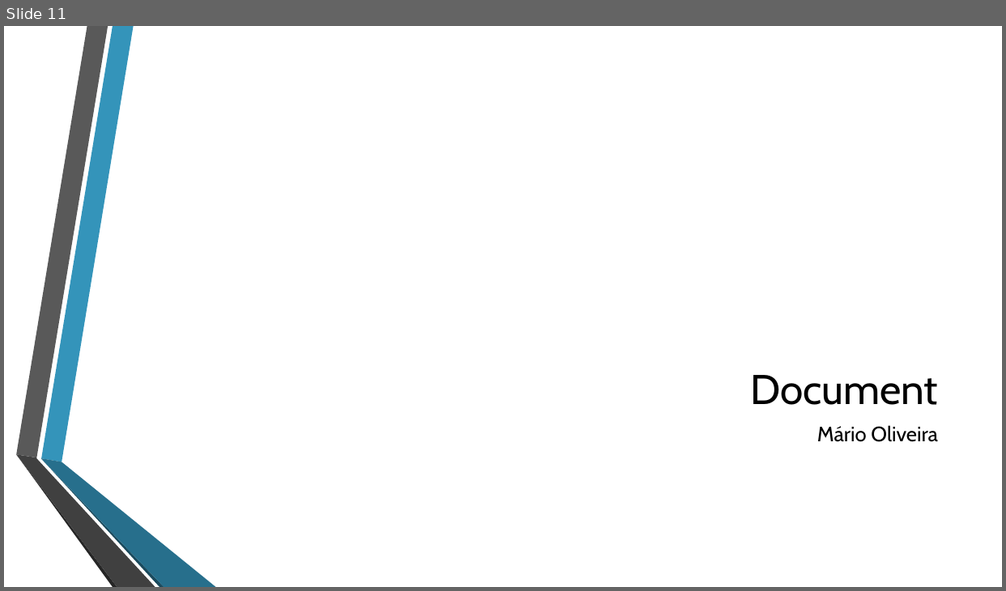
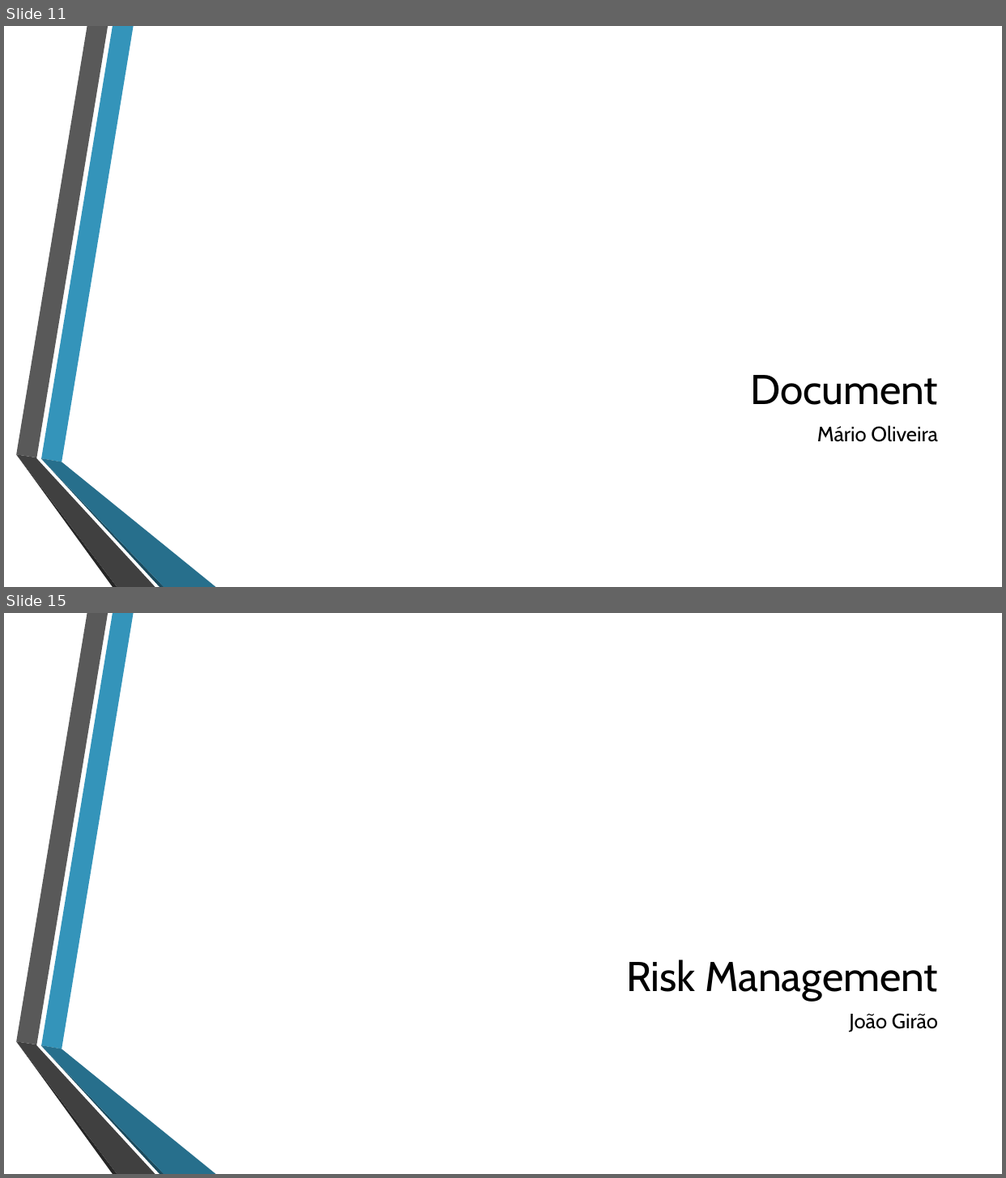
Before and after one commit to jmgirao/projetosoftware1213, a slide deck: Final Presentation/Presentation.pptx. Shown one above the other, each under a label of ours: slide 11 before the commit, slides 11 and 15 after it; the slides between them are not shown. The pictures are 1006x591 and 1006x1178 pixels, drawn with LibreOffice and Linux fonts; fonts in the diff are those of the drawing; background and template pictures are left out. Boxes give left, top, right and bottom in pixels: in the first picture for what was removed or moved away, otherwise in the second. Text is boxed around its words. In the diff, an @@ line names an element or a change of style, - is before the commit and + after.

```diff
--- a/Final Presentation/Presentation.pptx
+++ b/Final Presentation/Presentation.pptx
@@ slide 15 added at [4,613,1002,1174], background picture (left out); not listed: 6 template elements that a slide beside it also shows @@
@@ title added at [626,960,938,1000], 40 pt, text #000000 @@
+Risk Management
@@ text added at [849,1013,938,1033], 20 pt, text #000000 @@
+João Girão
```
Also in this commit, not shown: 15 other slides added.
